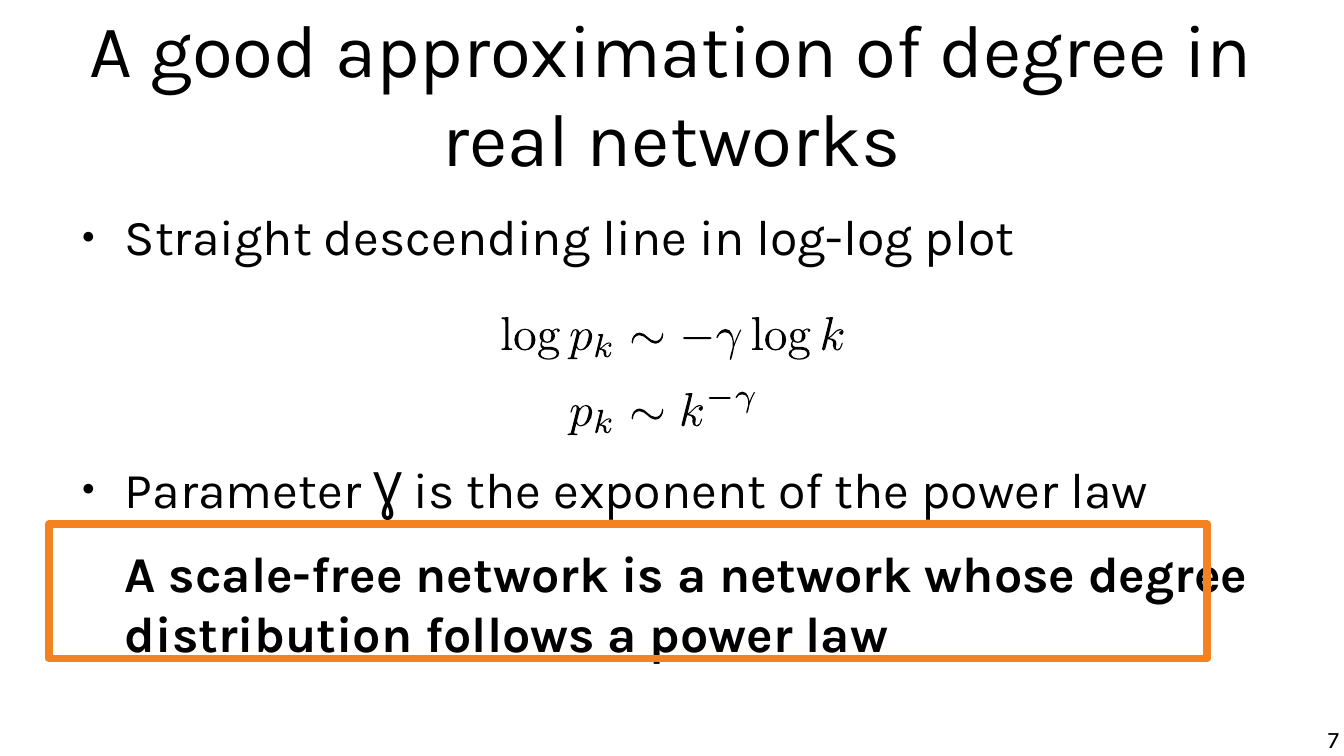
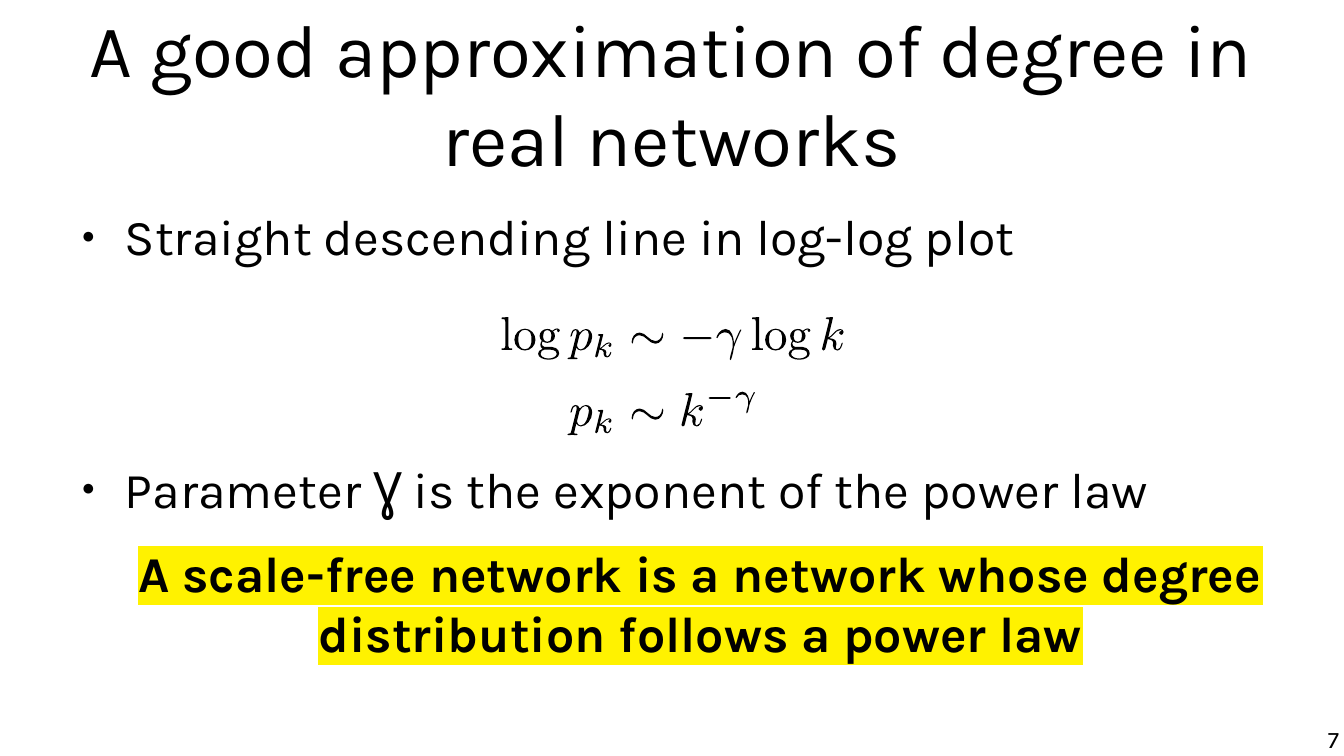
Before and after one commit to chatox/networks-science-course, a slide deck: slide 7 of theory/tt04_scale_free_networks.odp. Drawn at 1344x756 pixels with LibreOffice and Linux fonts; fonts in the diff are those of the drawing. Boxes give left, top, right and bottom in pixels: in the first picture for what was removed or moved away, otherwise in the second. Text is boxed around its words. In the diff, an @@ line names an element or a change of style, - is before the commit and + after.

```diff
--- a/theory/tt04_scale_free_networks.odp
+++ b/theory/tt04_scale_free_networks.odp
@@ rectangle removed at (x1=49, y1=524, x2=1207, y2=659) @@
@@ text at (x1=138, y1=556, x2=1261, y2=664): highlight none to #FFF200 in "A scale-free network is a network whose ..."; alignment left to centre @@
```
Also in this commit, not shown: 16 other slides changed, 4 other files.
